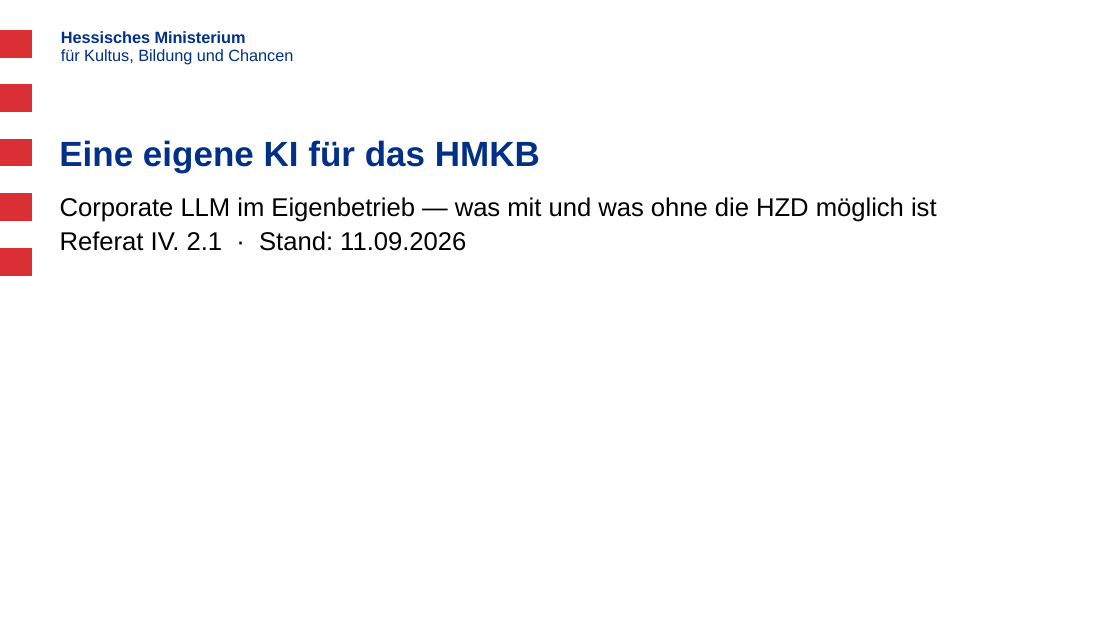
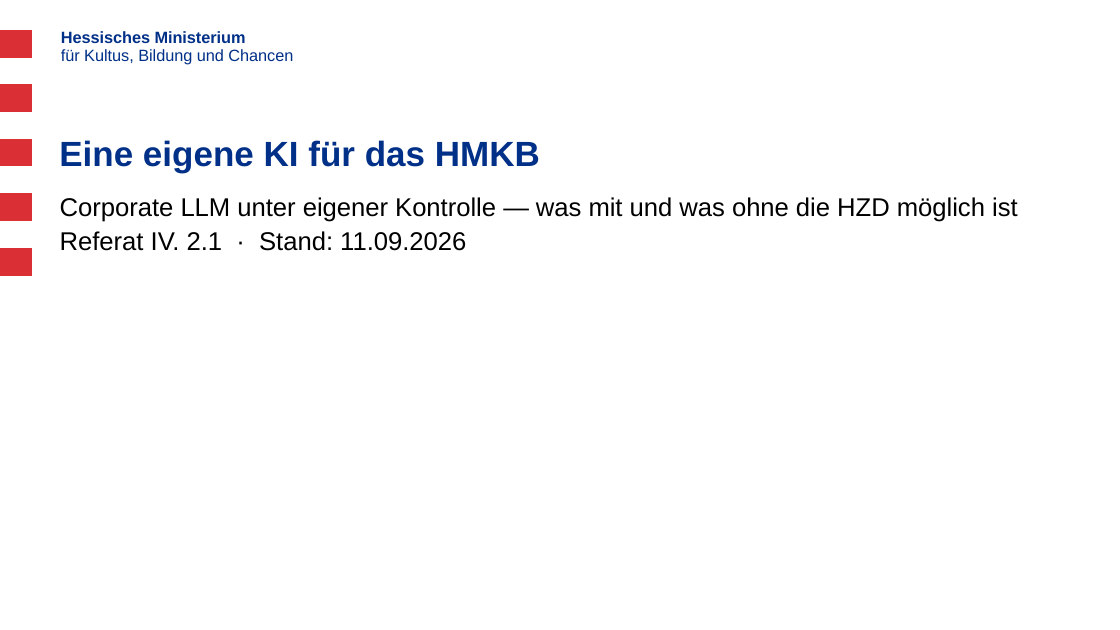
Before and after one commit to Soblissa/ila, a slide deck: slide 1 of Anforderungen an eine Corporate LLM/Corporate_LLM_HMKB_Praesentation.pptx. Drawn at 1120x630 pixels with LibreOffice and Linux fonts; fonts in the diff are those of the drawing; background and template pictures are left out. Boxes give left, top, right and bottom in pixels: in the first picture for what was removed or moved away, otherwise in the second. Text is boxed around its words. In the diff, an @@ line names an element or a change of style, - is before the commit and + after.

```diff
--- a/Anforderungen an eine Corporate LLM/Corporate_LLM_HMKB_Praesentation.pptx
+++ b/Anforderungen an eine Corporate LLM/Corporate_LLM_HMKB_Praesentation.pptx
@@ subtitle at [60, 197, 1018, 222]: text changed @@
-Corporate LLM im Eigenbetrieb — was mit und was ohne die HZD möglich ist
+Corporate LLM unter eigener Kontrolle — was mit und was ohne die HZD möglich ist
```
Also in this commit, not shown: 1 other slide changed, 1 other file.
